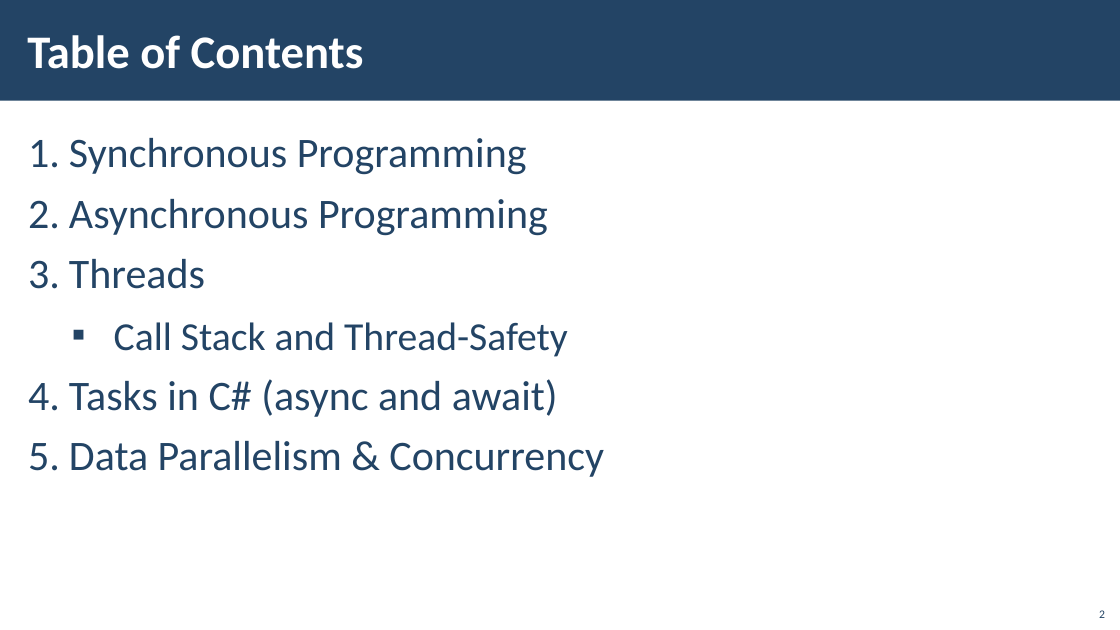
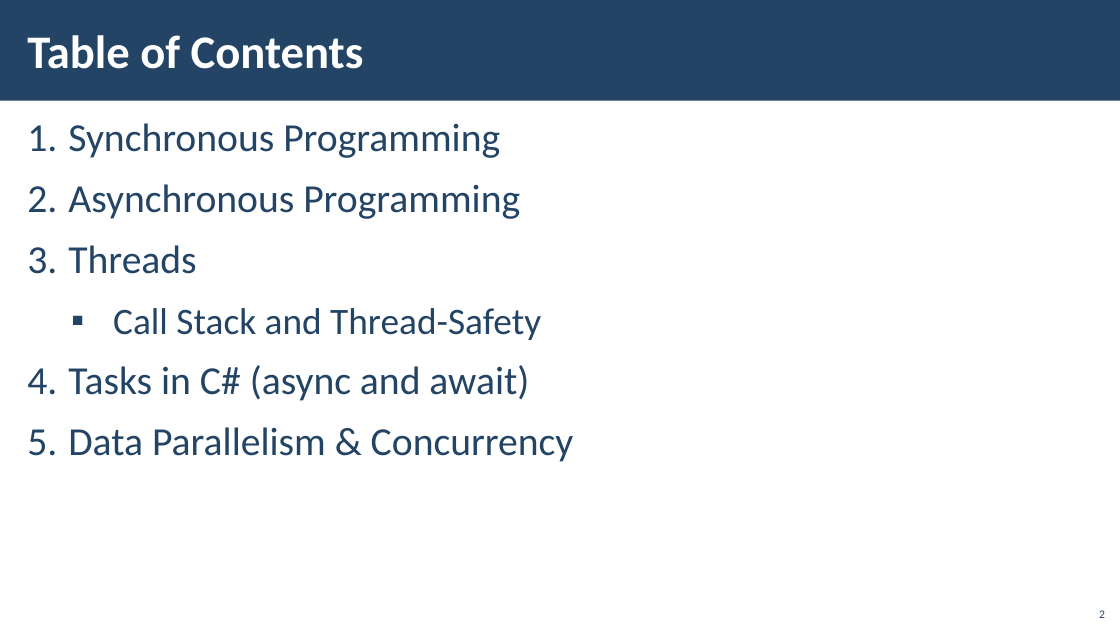
Before and after one commit to PhilShishov/Software-University, a slide deck: slide 2 of C# Web Basics/Presentations/02. CSharp-Web-Basics-Web Server-Asynchronous-Processing.pptx. Drawn at 1120x630 pixels with LibreOffice and Linux fonts; fonts in the diff are those of the drawing; background and template pictures are left out. Boxes give left, top, right and bottom in pixels: in the first picture for what was removed or moved away, otherwise in the second. Text is boxed around its words. In the diff, an @@ line names an element or a change of style, - is before the commit and + after.

```diff
--- a/C# Web Basics/Presentations/02. CSharp-Web-Basics-Web Server-Asynchronous-Processing.pptx
+++ b/C# Web Basics/Presentations/02. CSharp-Web-Basics-Web Server-Asynchronous-Processing.pptx
@@ text "Synchronous Programming" moved from (x1=69, y1=138, x2=604, y2=477) to (x1=68, y1=123, x2=574, y2=462) @@
@@ text "Synchronous Programming" at (x1=68, y1=123, x2=574, y2=462): size 36 to 34 pt in "Synchronous Programming", "Asynchronous Programming", "Threads", "Tasks in C# (async and await)" and 1 more places; size 34 to 32 pt in "Call Stack and Thread-Safety" @@
```
Also in this commit, not shown: 8 other slides changed, 3 other files.
